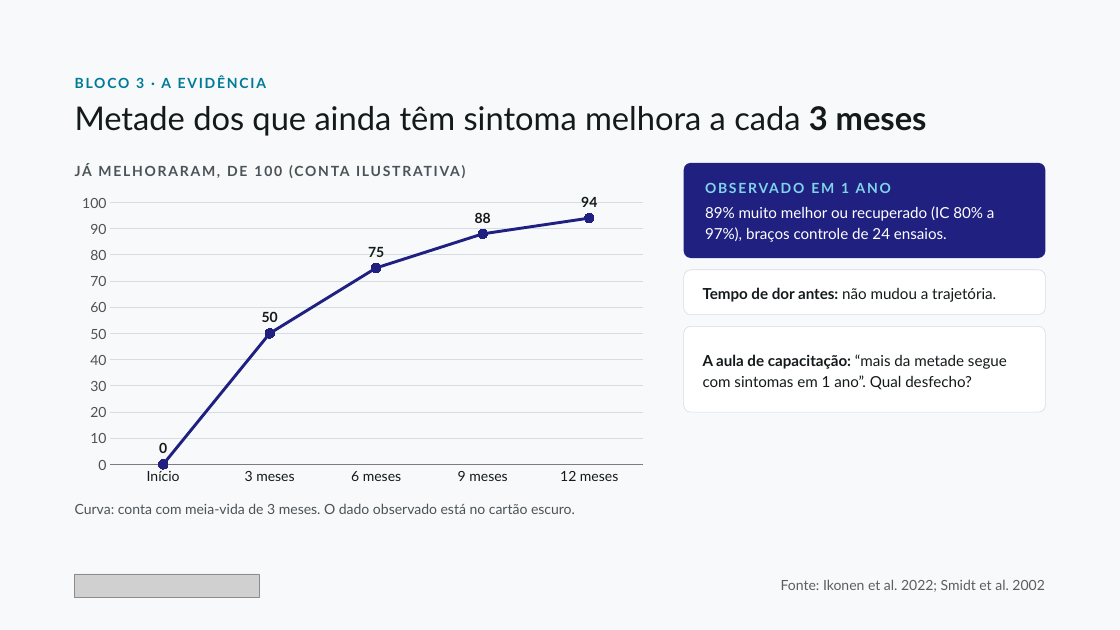
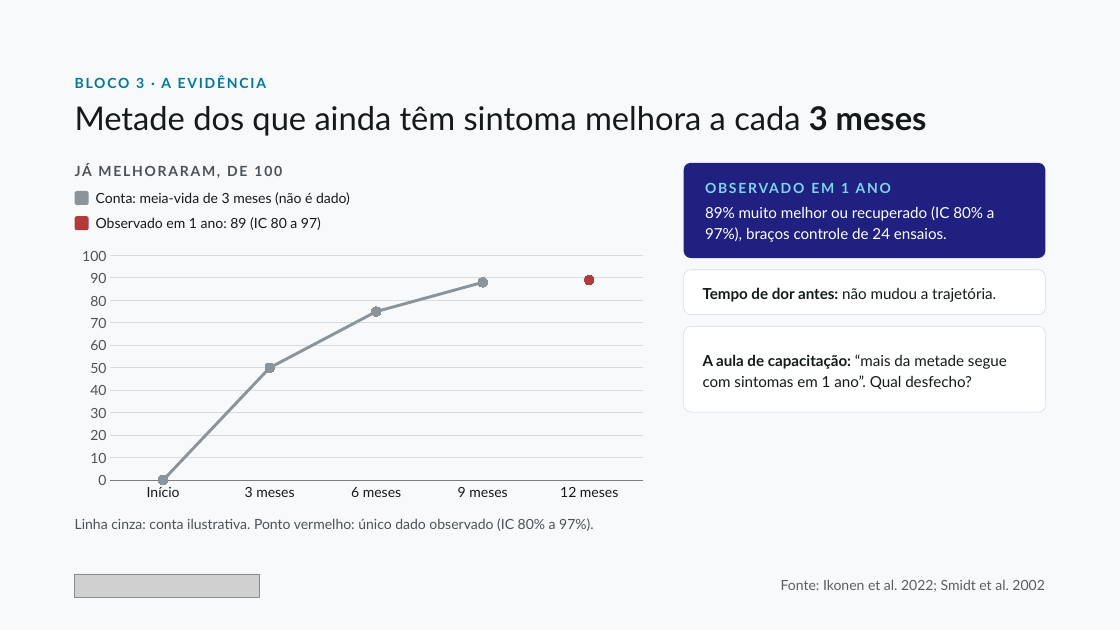
Before and after one commit to dossantosdanieel/illic, a slide deck: slide 15 of aulas/2026-11-cotovelo-lateral-1-diagnostico/04_aula/cotovelo-lateral-1-diagnostico.pptx. Drawn at 1120x630 pixels with LibreOffice and Linux fonts; fonts in the diff are those of the drawing; grey boxes stand for pictures. Boxes give left, top, right and bottom in pixels: in the first picture for what was removed or moved away, otherwise in the second. Text is boxed around its words. In the diff, an @@ line names an element or a change of style, - is before the commit and + after.

```diff
--- a/aulas/2026-11-cotovelo-lateral-1-diagnostico/04_aula/cotovelo-lateral-1-diagnostico.pptx
+++ b/aulas/2026-11-cotovelo-lateral-1-diagnostico/04_aula/cotovelo-lateral-1-diagnostico.pptx
@@ text at (75,164,282,178): text changed @@
-JÁ MELHORARAM, DE 100 (CONTA ILUSTRATIVA)
+JÁ MELHORARAM, DE 100
@@ rounded rectangle added at (75,191,89,205), fill #8A949A @@
@@ text at (96,192,350,205): text changed; text colour #4B5358 to #141A1A @@
-Curva: conta com meia-vida de 3 meses. O dado observado está no cartão escuro.
+Conta: meia-vida de 3 meses (não é dado)
@@ rounded rectangle added at (75,216,89,230), fill #B23A3A @@
@@ text added at (96,217,321,230), 12 pt, text #141A1A @@
+Observado em 1 ano: 89 (IC 80 a 97)
@@ line chart at (71,242,655,506) @@
@@ Series 1, 12 meses: 94 to - @@
@@ colour of Series 1 #202081 to #8A949A @@
@@ data labels of Series 1 removed @@
+Series 2: -, -, -, -, 89
@@ line chart: place and size @@
-line chart at (71,188,655,491)
+line chart at (71,242,655,506)
@@ text added at (75,518,593,531), 12 pt, text #4B5358 @@
+Linha cinza: conta ilustrativa. Ponto vermelho: único dado observado (IC 80% a 97%).
```
Also in this commit, not shown: 18 other slides changed, 30 other files.
